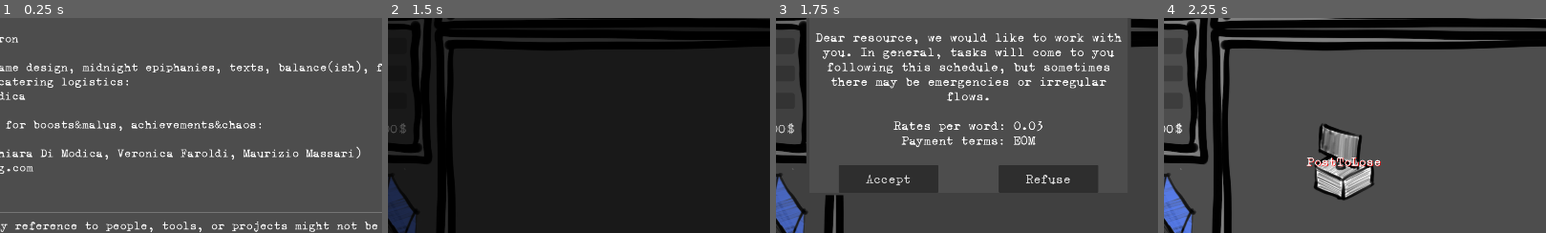
Above: before the commit, frames 1-4 (left to right).
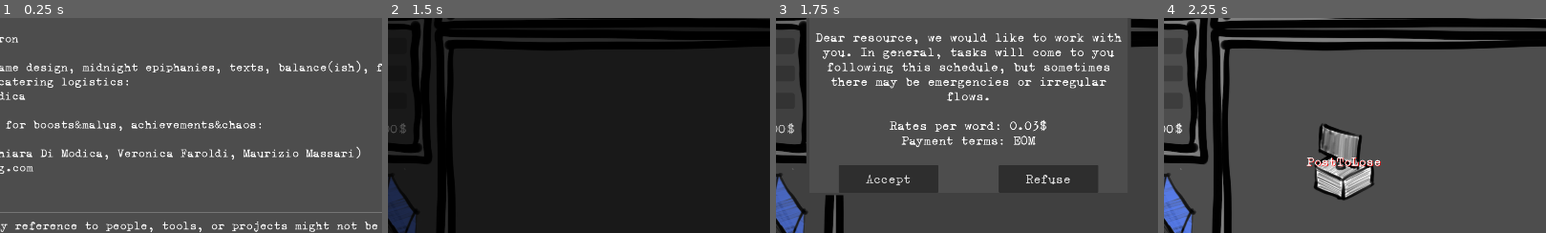
Above: after the commit, the same moments.

Repository: ildede/game-off-2025
Game: Godot game, scene res://scenes/game/screens/splash_screen/splash.tscn
Same seed, same stepped clock (60 frames per second), same inputs: the game is played once before the commit and once after it.
Inputs:
- Up to frame 1 (0.25 s): no input
- Up to frame 2 (1.5 s): click "LET'S GO!" at 0.5 s; click "START" at 1.25 s
- Up to frame 3 (1.75 s): no input
- Up to frame 4 (2.25 s): click "Accept" at 2 s
The pictures show only the part of the screen within x 21-71%, y 26-76%; the shares and areas given below are measured in that part.

Frames 1-2 are identical in both runs. In frame 3, 0.8% of the frame differs, in the area x 29-71%, y 47-53%; in frame 4, nothing differs.

Commit message:
fix: improve text and numbers

Diff:
--- a/autoloads/models.gd
+++ b/autoloads/models.gd
@@ -43,11 +43,11 @@
 	var bills: Array[BillObject] = []
 
 const _engagement_mails = [
-		"Dear resource, we would like to work with you. In general, tasks will come to you following this schedule, but sometimes there may be emergencies or irregular flows.\n{workload}\nRates per word: {price}\nPayment terms: {invoicing}",
-		"Esteemed talent, we want to work together with you. Tasks will usually arrive with this plan, but there can be urgent tasks or days with different timing.\n{workload}\nRates per word: {price}\nPayment terms: {invoicing}",
-		"Hi dear, we are interested in working with you. Tasks should come in this approximate schedule, but there may be sudden requests or days with no tasks.\n{workload}\nRates per word: {price}\nPayment terms: {invoicing}",
-		"Dear individual, we would like to start working with you. Most tasks will follow this schedule, but sometimes there can be emergency tasks or changes in the flow.\n{workload}\nRates per word: {price}\nPayment terms: {invoicing}",
-		"Hi team, we want to collaborate with you. Tasks will normally follow this timeline, but please note there might be urgent tasks or times when the flow is not regular.\n{workload}\nRates per word: {price}\nPayment terms: {invoicing}"
+		"Dear resource, we would like to work with you. In general, tasks will come to you following this schedule, but sometimes there may be emergencies or irregular flows.\n{workload}\nRates per word: {price}$\nPayment terms: {invoicing}",
+		"Esteemed talent, we want to work together with you. Tasks will usually arrive with this plan, but there can be urgent tasks or days with different timing.\n{workload}\nRates per word: {price}$\nPayment terms: {invoicing}",
+		"Hi dear, we are interested in working with you. Tasks should come in this approximate schedule, but there may be sudden requests or days with no tasks.\n{workload}\nRates per word: {price}$\nPayment terms: {invoicing}",
+		"Dear individual, we would like to start working with you. Most tasks will follow this schedule, but sometimes there can be emergency tasks or changes in the flow.\n{workload}\nRates per word: {price}$\nPayment terms: {invoicing}",
+		"Hi team, we want to collaborate with you. Tasks will normally follow this timeline, but please note there might be urgent tasks or times when the flow is not regular.\n{workload}\nRates per word: {price}$\nPayment terms: {invoicing}"
 	]
 
 class ClientObject:
@@ -85,7 +85,7 @@
 		return _engagement_mails.pick_random().format({
 			"workload": workload,
 			"price": payment_per_word,
-			"invoicing": payment_terms
+			"invoicing": payment_terms #Tradurre NET(7) in "in (7) days" e EO(N)M in "at the end of the (next) month"
 		})
 
 class PublicReputationObject:
--- a/scenes/game/screens/daily_screen/daily.gd
+++ b/scenes/game/screens/daily_screen/daily.gd
@@ -47,7 +47,7 @@
 			Global.game_state.translated_words += finished_task.total_words
 			Global.game_state.reputation += finished_task.reputation_on_success
 			Global.game_state.tasks_waiting_to_be_processed.append(invoice_info)
-			Global.game_state.stress += finished_task.remaining_words/400
+			Global.game_state.stress += finished_task.remaining_words as float/400.0
 
 	Global.update_day_count.emit(1)
 	SceneTransition.fade_to_main()
